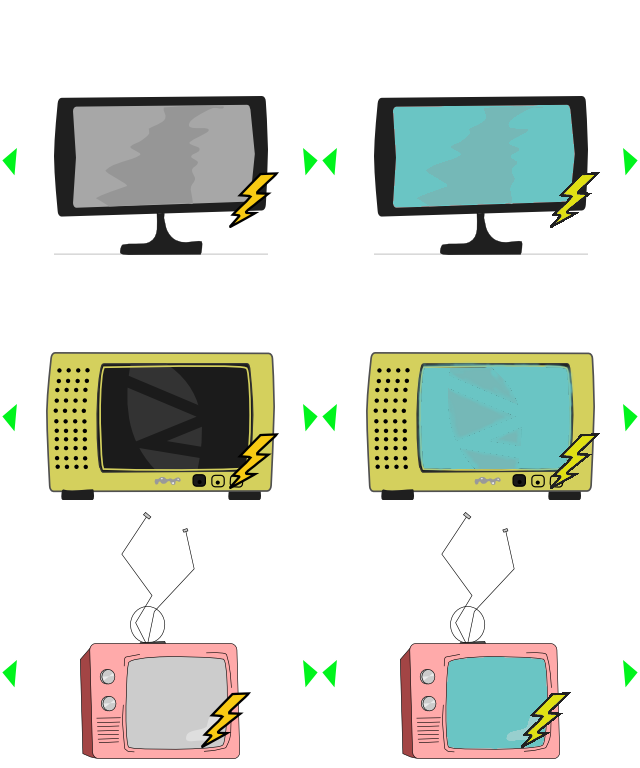
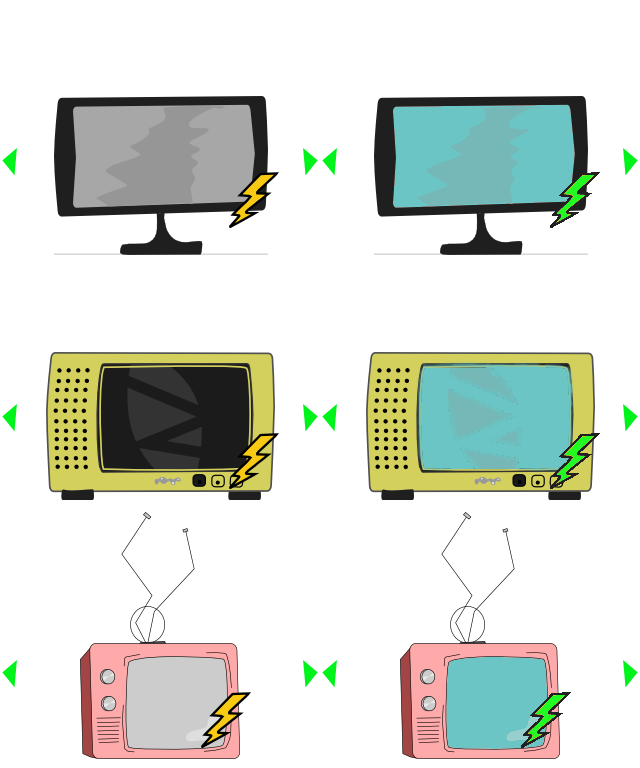
Layers edited between the first and the second 640 x 768 image:
painted on "Background" over [529, 175, 594, 741]
